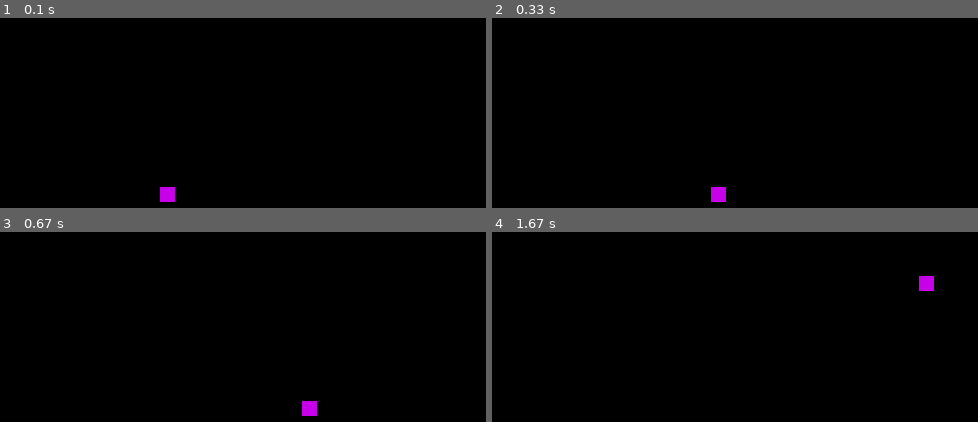
Above: before the commit, frames 1-4 (two rows, left to right).
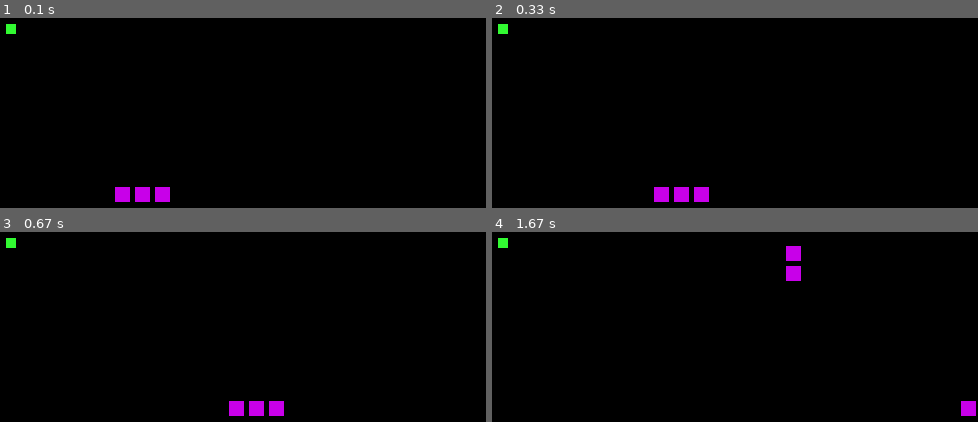
Above: after the commit, the same moments.

Repository: ajdavozelj/pygame_snakegame
Game: pygame game, started from snake-pygame.py
Two runs of this game, one before a commit and one after it. Both use one fixed random seed, a clock stepped at 60 frames per second and the inputs below.
Inputs:
- Up to frame 1 (0.1 s): no input
- Up to frame 2 (0.33 s): no input
- Up to frame 3 (0.67 s): hold D from 0.33 s (still down)
- Up to frame 4 (1.67 s): release D at 0.8 s; hold W 0.83-1.3 s; hold D from 1.33 s (still down)

The runs differ from the first frame. In frame 1, 0.8% of the frame differs, in the area x 1-37%, y 3-97%; in frame 2, 1.1%, in the area x 1-49%, y 3-97%; in frame 3, 1.1%; in frame 4, 1.1%.

Commit message:
premikanje celotne kace

Diff:
--- a/snake-pygame.py
+++ b/snake-pygame.py
@@ -1,3 +1,39 @@
+#okiren plan
+
+#I. Naredi ogrodje -> while zanka, canvas, eventi za exit itd
+
+
+#II. Naredi kvadrat -> ta kvadrat bo v prihodnisti ratala kača, zaenkrat naj bo samo kvadrat
+#	naredi logiko da ta kvadrat lahko zavija levo desno z kliki na gumne na tipkovnici
+#	naredi logiko, da se nakej izpiše, ko se ta kvadrat dotakne stene
+#	naredi logiko, da se ta kvadrat premika po nekem "gridu" -> hint nastavi clock.tick na nekaj malega,
+#		vsak frame premakni kaco za nekaj pixlov, ta premik predstavlja sirino vsake celice
+
+
+#III. Kvdrat spremeni v seznam kvadratov, ki predstavljajo kaco
+
+
+#IV. Naredi logiko, da se nekaj izpiše, ce se kace zabije sama vase
+
+
+#V. Naredi nek nov kvadrat ki predstavlja hrano
+#	-> naredi da se vsakic ko ga kaca poje z glavo prestavi na nakljucno mesto in kaca zrasta
+
+
+#od tu naprej je treba samo še štet score, kej izpiovat na ekrat, dt kk gumb za game over pa restart itd... neke olepšave
+
+
+#1. dodatna naloga:
+#naredi branch "izgled"
+#v tem brancu naredi logiko, da ko igra tece, lahko pritisnes gumb "space" kar celotni kaci nastavi nakljucno barvo
+
+#2. dodatna naloga:
+#naredi branch "multiplayer"
+#v tem branchu naredi logiko, da sta na zacetku igre 2 kaci, ena se upravlja z wasd, druga z gumbi s puscicami
+#ce se aca zabije vase, v drugo kaco ali v steno, izgubi
+
+#3. dodatna naloga
+#naredi megre obeh branchov
 
 import pygame
 
@@ -9,47 +45,106 @@
 x = 200
 y = 200
 
-smer = "D"
+#def hranjenje():
+smerN = "D"
+polozajX = None
+polozajY = None
 barva = (200,0,233)
 hitrost = 1
 exit = False
-kaca = [[250, 250]]
+hrana = [120,87]
+kaca = [[250, 250, "D"], [230,250, "D"], [210,250, "D"]]
+smeri = ["D", "D", "D"]
 while not exit:
-    pygame.time.wait(4)
+    pygame.time.wait(5)
     canvas.fill((0,0,0))
 
+    """
     if smer == "D":
         for j in kaca:
-            j[0]+= hitrost
+            smeri.append("D")
+            smeri.pop()
+
     elif smer == "A":
         for j in kaca:
+            smeri.append("A")
+            smeri.pop()
             j[0] -= hitrost
     elif smer == "W":
         for j in kaca:
             j[1] -= hitrost
+            smeri.append("W")
+            smeri.pop()
     elif smer == "S":
         for j in kaca:
+            smeri.append("S")
+            smeri.pop()
             j[1] += hitrost
-    print(kaca)
+    """
+
 
     keys = pygame.key.get_pressed()
     if keys[pygame.K_w]:
-        smer = "W"
-    elif keys[pygame.K_s]:
-        smer = "S"
-    elif keys[pygame.K_d]:
-        smer = "D"
-    elif keys[pygame.K_a]:
-        smer = "A"
+        smerN ="W"
+        polozajY = kaca[0][1]
+
+        smeri.append("W")
+        smeri.pop(0)
+    if keys[pygame.K_s]:
+        smeri.append("S")
+        smeri.pop(0)
+        smerN = "S"
+        polozajY = kaca[0][1]
+        print(kaca[0],[0])
+    if keys[pygame.K_d]:
+        smeri.append("D")
+        smeri.pop(0)
+        smerN = "D"
+        polozajX = kaca[0][0]
+    if keys[pygame.K_a]:
+        smerN = "A"
+        polozajX = kaca[0][0]
+
+        smeri.pop(0)
+        smeri.append("A")
+
+    for i in range(len(kaca)):
+        x = kaca[i][0]
+        y = kaca[i][1]
+        smerk = kaca[i][2]
+        print(smerN, polozajX)
+        if smerN == "D" and y == polozajY:
+            smerk ="D"
+
+        if smerN == "S" and x == polozajX:
+            smerk = "S"
+
+        if smerN == "A" and y == polozajX:
+            smerk = "A"
+
+        if smerN == "W" and x == polozajX:
+            smerk = "W"
 
 
-    for i in kaca:
-        pygame.draw.rect(canvas, barva,pygame.Rect(i[0],i[1],15, 15))
+        if smerk == "D":
+            x += hitrost
+        if smerk == "A":
+            x -= hitrost
+        if smerk == "W":
+            y -= hitrost
+        if smerk == "S":
+            y += hitrost
 
-        if i[0] > 585 or i[0]<0 or i[1]>585 or i[1]<0:
+
+        kaca[i] = [x,y,smerk]
+        pygame.draw.rect(canvas, barva,pygame.Rect(x,y,15, 15))
+
+        if x > 585 or x<0 or y>585 or y<0:
             exit = True
-
+    print(kaca)
     for event in pygame.event.get():
         if event.type == pygame.QUIT:
             exit = True
+
+    pygame.draw.rect(canvas, (50,250,50), pygame.Rect(hrana[0],hrana[1], 10, 10))
     pygame.display.update()
